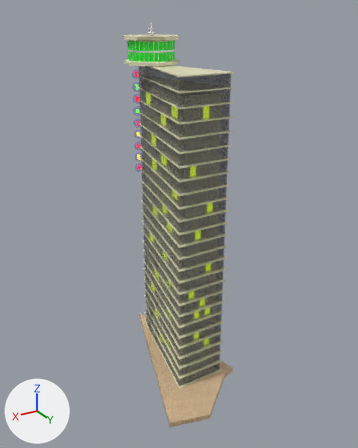
The glTF model Gangsta Wizards/Main/BUILDINGS/Business/Astro Building.glb, before and after one commit.
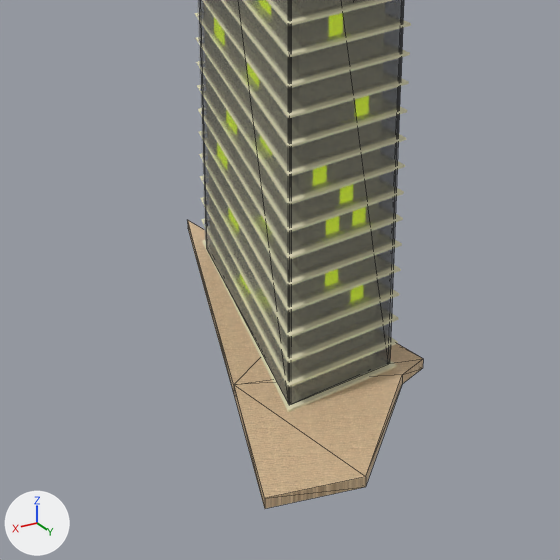
There are two pictures of each version: one whole from a 50 mm lens placed at (69.3, 117.5, 105.5), pointed at (0.5, 2.9, 48.2), one close up on the part from 18% to 80% of the width and 50% to 100% of the height. The lights are fixed; the arrows at lower left show +X, +Y and +Z. The first two pictures are the older version. The close-ups show mesh edges as thin lines. Where no turn or scale is listed for an object, it has been applied to the vertices. Vertices at exactly the same position are counted once.

Objects in the first close-up: 'Floors', 'Transparent Bricks', 'Undeveloped Land.001' and 1 more.
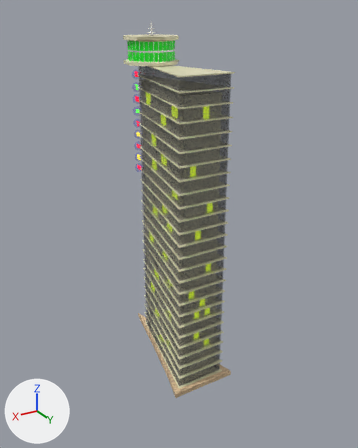
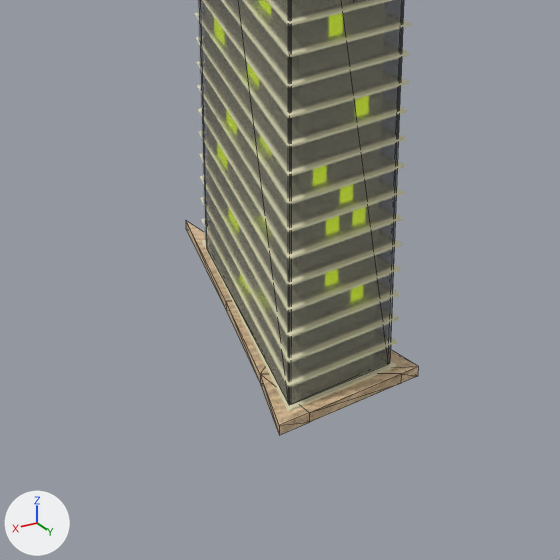
Edits to the bpy script that builds the scene:
```text
Change me_cube_014:
    used by ob_undeveloped_land_001; location = (0.0, 0.0, 0.0)
    remove me_cube_014.from_pydata(...)  # 16 vertices, 28 faces; spans x -11.8..17.3, y -28.2..28.8, z -1.7..-0.2
    add me_cube_014.from_pydata(...)  # 16 vertices, 28 faces; spans x -10.4..10.1, y -28.2..16.7, z -1.7..-0.2
    me_cube_014 part 1
    me_cube_014.vertices[0].co: (5.8, 28.8, -0.2) -> (5.8, 16.7, -0.2)  # pixel (365, 476) -> pixel (309, 412)
    me_cube_014.vertices[1].co: (-7.8, 17.0, -0.2) -> (-7.8, 16.7, -0.2)  # pixel (402, 374) -> pixel (401, 373)
    me_cube_014.vertices[2].co: (17.3, 25.7, -0.2) -> (10.1, 16.7, -0.2)  # pixel (264, 498) -> pixel (279, 425)
    me_cube_014.vertices[3].co: (11.3, 7.7, -0.2) -> (7.5, 7.7, -0.2)  # pixel (233, 384) -> pixel (260, 374)
    me_cube_014.vertices[4].co: (-11.8, 15.8, -0.2) -> (-10.4, 16.7, -0.2)  # pixel (423, 358) -> pixel (418, 366)
    me_cube_014.vertices[5].co: (-7.2, -1.7, -0.2) -> (-6.0, -1.7, -0.2)
    me_cube_014.vertices[6].co: (6.4, -7.6, -0.2) -> (4.2, -7.6, -0.2)  # pixel (211, 306) -> pixel (225, 301)
    me_cube_014.vertices[7].co: (-0.4, -28.2, -0.2) -> (0.0, -28.2, -0.2)  # pixel (187, 219) -> pixel (185, 220)
    me_cube_014.vertices[8].co: (-0.4, -28.2, -1.7) -> (0.0, -28.2, -1.7)  # pixel (187, 228) -> pixel (185, 228)
    me_cube_014.vertices[9].co: (6.4, -7.6, -1.7) -> (4.2, -7.6, -1.7)  # pixel (211, 315) -> pixel (226, 310)
    me_cube_014.vertices[10].co: (-7.2, -1.7, -1.7) -> (-6.0, -1.7, -1.7)
    me_cube_014.vertices[11].co: (-11.8, 15.8, -1.7) -> (-10.4, 16.7, -1.7)  # pixel (422, 368) -> pixel (417, 376)
    me_cube_014.vertices[12].co: (11.3, 7.7, -1.7) -> (7.5, 7.7, -1.7)  # pixel (233, 394) -> pixel (260, 383)
    me_cube_014.vertices[13].co: (17.3, 25.7, -1.7) -> (10.1, 16.7, -1.7)  # pixel (264, 508) -> pixel (279, 435)
    me_cube_014.vertices[14].co: (-7.8, 17.0, -1.7) -> (-7.8, 16.7, -1.7)  # pixel (402, 384) -> pixel (400, 383)
    me_cube_014.vertices[15].co: (5.8, 28.8, -1.7) -> (5.8, 16.7, -1.7)  # pixel (365, 486) -> pixel (309, 422)
    me_cube_014 part 2: 24 kept faces spanning x -10.4..10.1, y -28.2..16.7, z -1.7..-0.2 get new texture (UV) coordinates
```

Pixel boxes [x1, y1, x2, y2] of what changed, in the close-ups (560 x 560 px; the box of a moved part takes in the faces that stretch with it):
'Undeveloped Land.001', reshaped (26% shorter): before [187, 220, 423, 509]; after [186, 221, 418, 435]
part 1 of me_cube_014, moved or reshaped: before [188, 220, 261, 384]; after [186, 221, 265, 374]
part 2 of me_cube_014, surface changed: before [187, 220, 423, 509]; after [186, 222, 418, 435]
